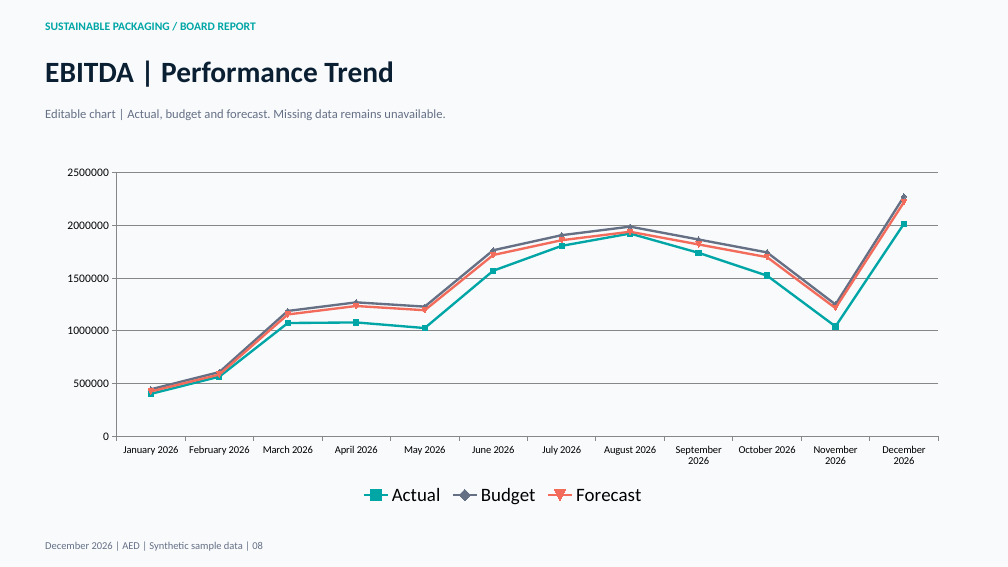
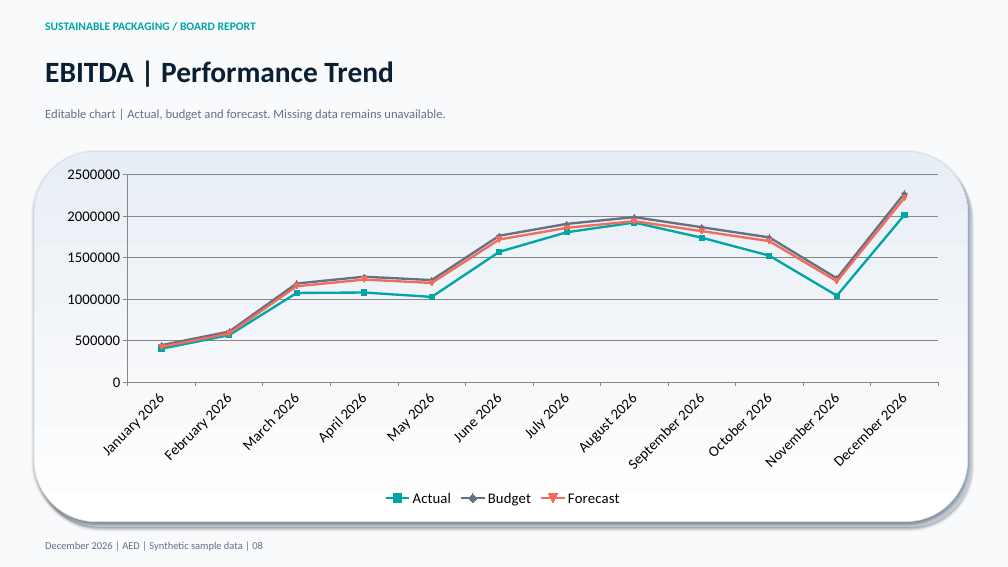
Before and after one commit to mikespence1/finance-intelligence-visual, a slide deck: slide 8 of finance-intelligence/examples/sustainable_packaging_board_2026-12.pptx. Drawn at 1008x567 pixels with LibreOffice and Linux fonts; fonts in the diff are those of the drawing. Boxes give left, top, right and bottom in pixels: in the first picture for what was removed or moved away, otherwise in the second. Text is boxed around its words. In the diff, an @@ line names an element or a change of style, - is before the commit and + after.

```diff
--- a/finance-intelligence/examples/sustainable_packaging_board_2026-12.pptx
+++ b/finance-intelligence/examples/sustainable_packaging_board_2026-12.pptx
@@ rounded rectangle added at (34, 151, 968, 522), fill gradient #FFFFFF to #E8EEF5, outline #D5DFEA 0.75 pt @@
@@ rounded rectangle added at (39, 157, 972, 527), fill #C4D0DE @@
@@ line chart at (49, 159, 957, 510) @@
@@ legend changed @@
@@ category axis changed @@
@@ value axis changed @@
```
Also in this commit, not shown: 10 other slides changed, 8 other files.
